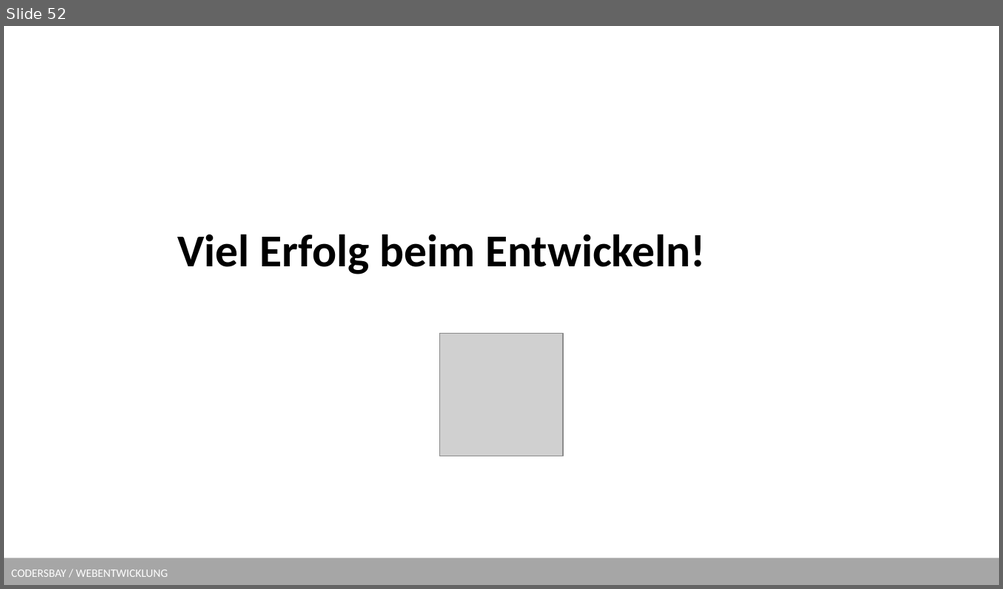
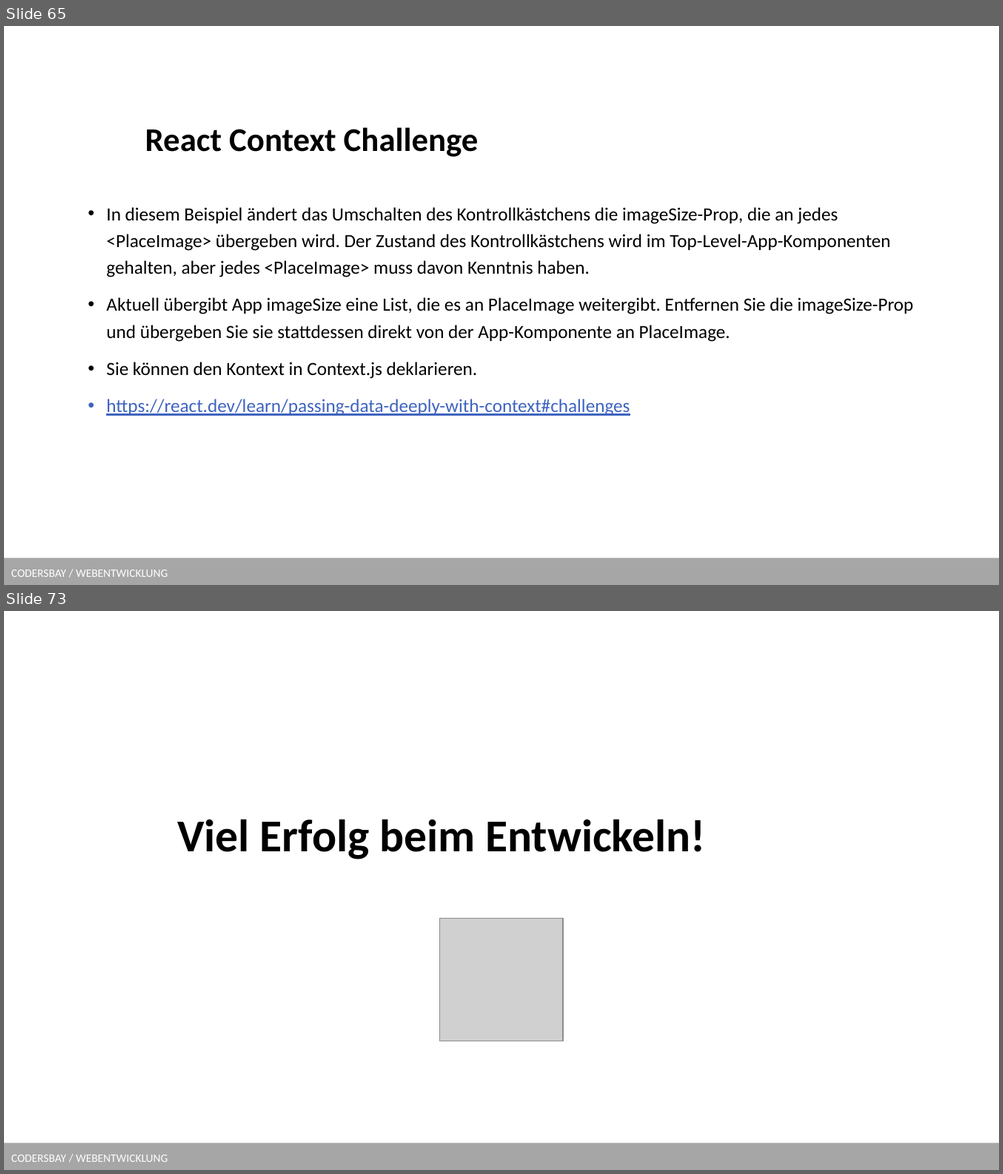
Before and after one commit to kodo89/Webentwicklung_23_24, a slide deck: 9. React/React.pptx. Shown one above the other, each under a label of ours: slide 52 before the commit, slides 65 and 73 after it; the slides between them are not shown. The pictures are 1003x589 and 1003x1174 pixels, drawn with LibreOffice and Linux fonts; fonts in the diff are those of the drawing; grey boxes stand for pictures; background and template pictures are left out. Boxes give left, top, right and bottom in pixels: in the first picture for what was removed or moved away, otherwise in the second. Text is boxed around its words. In the diff, an @@ line names an element or a change of style, - is before the commit and + after.

Commit message:
React Folien useEffect und Context

```diff
--- a/9. React/React.pptx
+++ b/9. React/React.pptx
@@ slide 65 added at (4,26,999,585), background #FFFFFF; not listed: 1 template element that a slide beside it also shows @@
@@ title added at (145,127,478,157), 32 pt, text #000000, bold @@
+React Context Challenge
@@ text added at (106,207,913,416), 18 pt, text #000000 @@
+• In diesem Beispiel ändert das Umschalten des Kontrollkästchens die imageSize-Prop, die an jedes <PlaceImage> übergeben wird. Der Zustand des Kontrollkästchens wird im Top-Level-App-Komponenten gehalten, aber jedes <PlaceImage> muss davon Kenntnis haben.
+• Aktuell übergibt App imageSize eine List, die es an PlaceImage weitergibt. Entfernen Sie die imageSize-Prop und übergeben Sie sie stattdessen direkt von der App-Komponente an PlaceImage.
+• Sie können den Kontext in Context.js deklarieren.
+• https://react.dev/learn/passing-data-deeply-with-context#challenges
@@ what was slide 52 is now slide 73 @@
```
Also in this commit, not shown: 20 other slides added, 2 other files.
